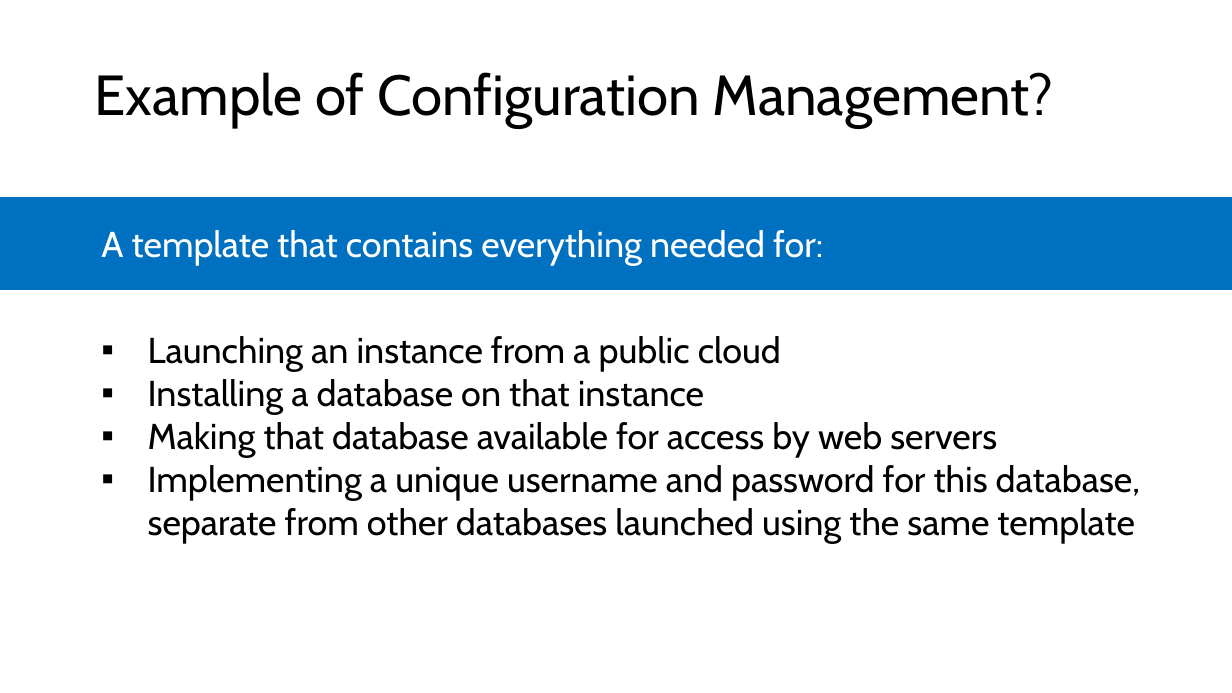
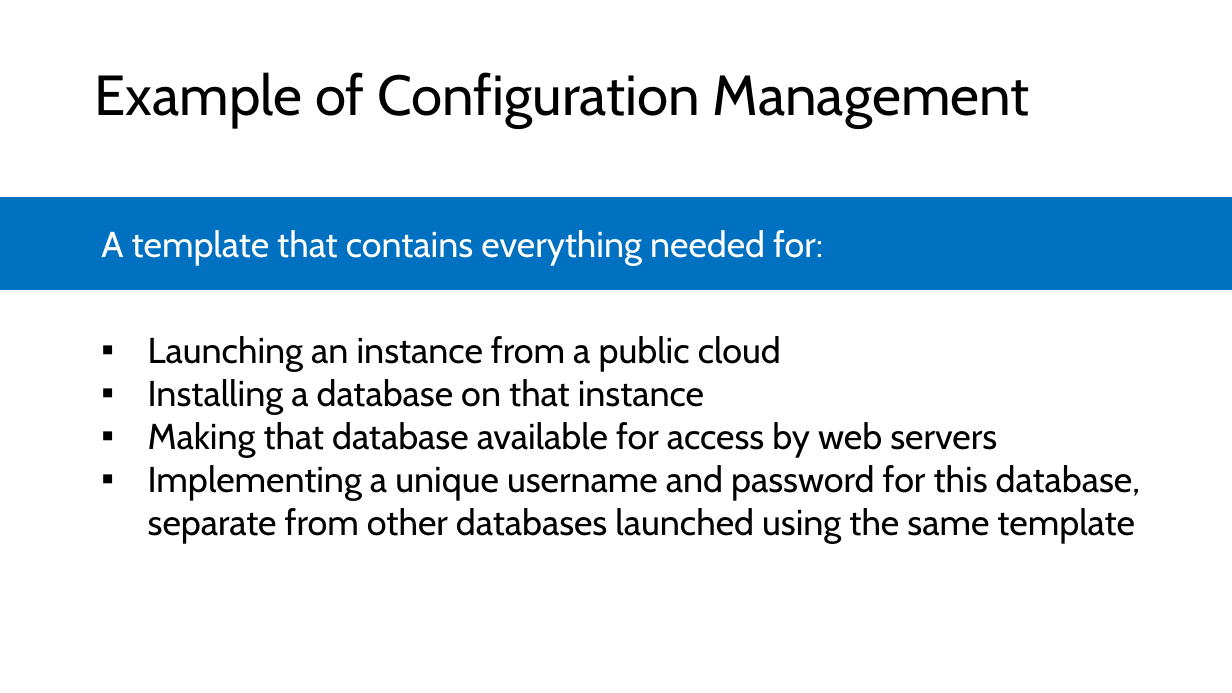
Before and after one commit to microsoft/AcademicContent, a slide deck: slide 7 of Complimentary Course Content/Module7/Lessons/Module7_Lesson2 Configuration Management.pptx. Drawn at 1232x693 pixels with LibreOffice and Linux fonts; fonts in the diff are those of the drawing. Boxes give left, top, right and bottom in pixels: in the first picture for what was removed or moved away, otherwise in the second. Text is boxed around its words. In the diff, an @@ line names an element or a change of style, - is before the commit and + after.

Commit message:
minor Mod 7 change

```diff
--- a/Complimentary Course Content/Module7/Lessons/Module7_Lesson2 Configuration Management.pptx
+++ b/Complimentary Course Content/Module7/Lessons/Module7_Lesson2 Configuration Management.pptx
@@ text at (95,72,1030,128): text changed @@
-Example of Configuration Management?
+Example of Configuration Management
```
Also in this commit, not shown: 1 other slide changed.
